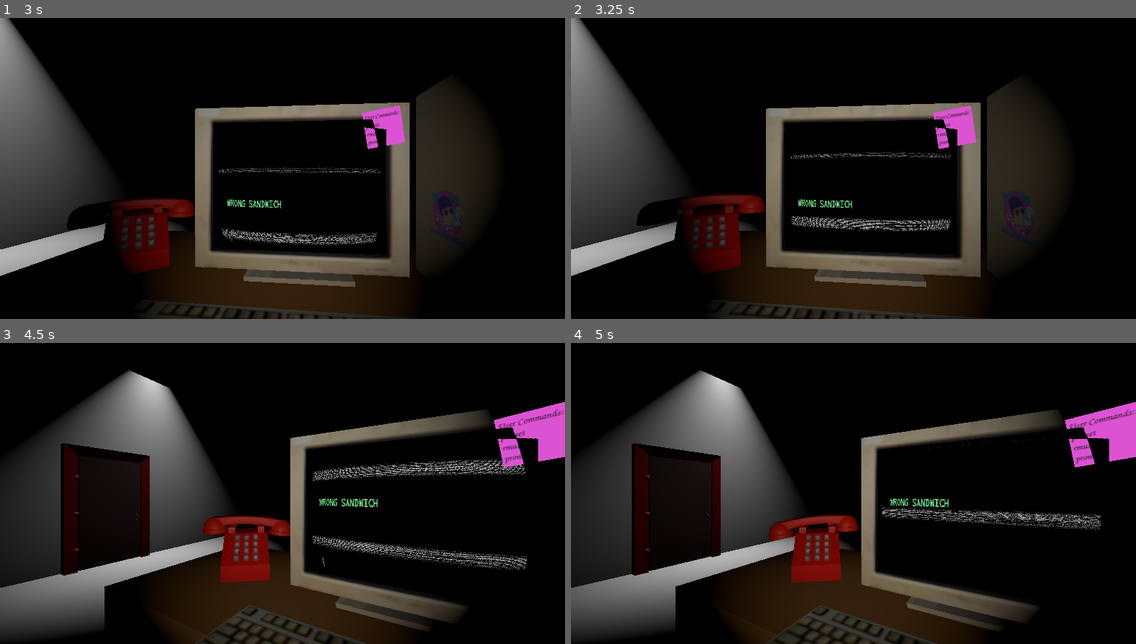
Above: before the commit, frames 1-4 (two rows, left to right).
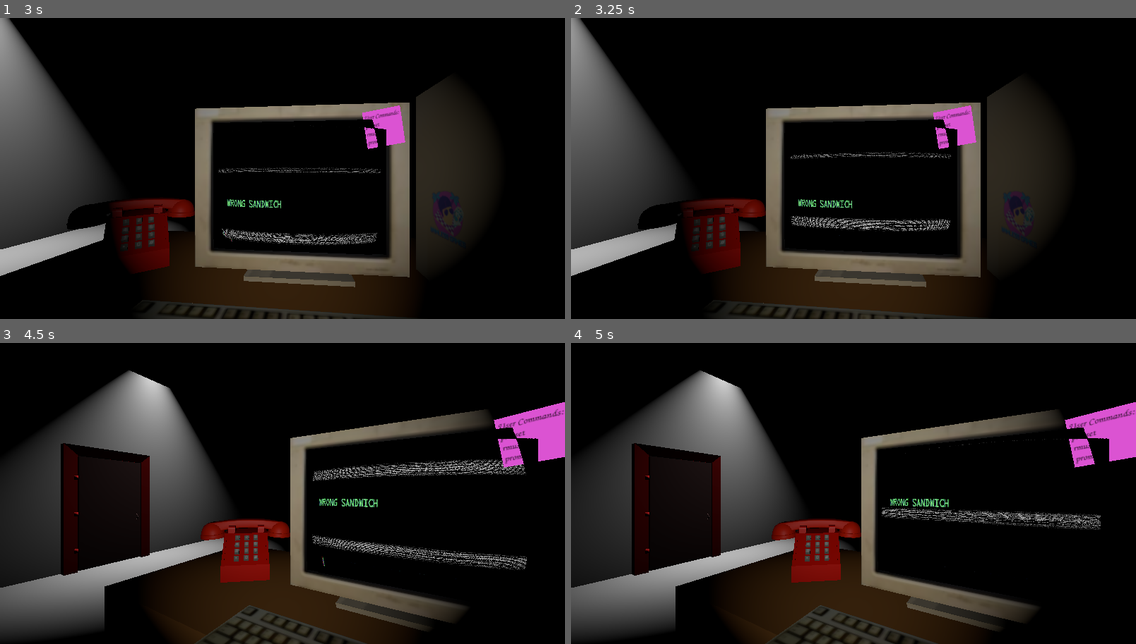
Above: after the commit, the same moments.

Repository: CtrlAltLeo/247support
Game: Godot game, scene res://scenes/main.tscn
Same seed, same stepped clock (60 frames per second), same inputs: the game is played once before the commit and once after it. The engine's default icon, where the game draws it, is replaced by a stand-in: a white triangle on a blue panel in a dark square. Sound files missing from this copy of the repository are replaced by a short silence.
Inputs (mouse positions are in pixels of both pictures, inside the frame that each line leads up to):
- Up to frame 1 (3 s): tap Enter (Enter) at 0.5, 0.6, 1.35, 2.1, 2.85 s; move the mouse to (406, 153) at 0.52 s; click (406, 153) at 0.67 s; move the mouse to (169, 183) at 1.27 s; click (169, 183) at 1.42 s; move the mouse to (339, 102) at 2.02 s; click (339, 102) at 2.17 s; move the mouse to (254, 228) at 2.77 s; click (254, 228) at 2.92 s
- Up to frame 2 (3.25 s): no input
- Up to frame 3 (4.5 s): move the mouse to (452, 538) at 3.52 s; tap Enter (Enter) at 3.6, 4.35 s; click (452, 538) at 3.67 s; move the mouse to (113, 448) at 4.27 s; click (113, 448) at 4.42 s
- Up to frame 4 (5 s): no input

Frame 1 is identical in both runs. In frame 2, 0.5% of the frame differs, in the area x 11-35%, y 58-71%; in frame 3, 0.5%; in frame 4, 0.5%.

Commit message:
finished testing

Diff:
--- a/orphaned_scripts/Phone.gd
+++ b/orphaned_scripts/Phone.gd
@@ -42,7 +42,7 @@
 		emit_signal("answer_phone")
 		return
 	if phone_active:
-		end_call()
+		#end_call()
 		pass
 	else:
 		pass
--- a/scenes/main.tscn
+++ b/scenes/main.tscn
@@ -153,7 +153,7 @@
 [node name="CommandProcessor" parent="TerminalStack" instance=ExtResource( 1 )]
 
 [node name="monkey" parent="TerminalStack/CommandProcessor" index="1"]
-keyword = "bumblebee"
+keyword = "sweetlittlebumblebee"
 
 [node name="command_effects" parent="TerminalStack/CommandProcessor/monkey" index="0" instance=ExtResource( 4 )]
 script = ExtResource( 5 )
@@ -324,7 +324,7 @@
 
 [node name="delayfor1-1call" parent="EventHandler" instance=ExtResource( 27 )]
 trigger = "delay"
-delay_time = 3.0
+delay_time = 7.0
 
 [node name="call" parent="EventHandler/delayfor1-1call" instance=ExtResource( 31 )]
 phonecall_id = "night1-1"
@@ -486,7 +486,7 @@
 
 [node name="lightROn" parent="EventHandler" instance=ExtResource( 27 )]
 trigger = "delay"
-delay_time = 2.0
+delay_time = 7.0
 
 [node name="Event" parent="EventHandler/lightROn" instance=ExtResource( 31 )]
 eventType = 3
@@ -566,7 +566,7 @@
 
 [node name="delay" parent="EventHandler" instance=ExtResource( 27 )]
 trigger = "delay"
-delay_time = 2.0
+delay_time = 5.0
 
 [node name="lightL" parent="EventHandler/delay" instance=ExtResource( 31 )]
 eventType = 3
--- a/terminal/Andy/AndyText.gd
+++ b/terminal/Andy/AndyText.gd
@@ -43,7 +43,7 @@
 		return
 
 	$Entry.visible_characters += 1
-	$canSeeTimer.wait_time = rand_range(0.08, 0.2)
+	$canSeeTimer.wait_time = rand_range(0.1, 0.3)
 	$keyboardSounds.sound()
 	$canSeeTimer.start()
 
--- a/terminal/commands/help.gd
+++ b/terminal/commands/help.gd
@@ -9,8 +9,8 @@
 #	terminal.append_history("close door [left/right]", true)
 #	terminal.append_history("light [side] [on/off]", true)
 #	terminal.append_history("Beware the Manphone", true)
-	terminal.append_history("psrest [username]", true)
-	terminal.append_history("rmusr [username]", true)
+	terminal.append_history("psreset [username]", true)
+	terminal.append_history("rmuser [username]", true)
 	terminal.append_history("promote [username]", true)
 	terminal.append_history("clear", true)
-	terminal.append_history("bumblebee", true)
+	terminal.append_history("vim?", true)
